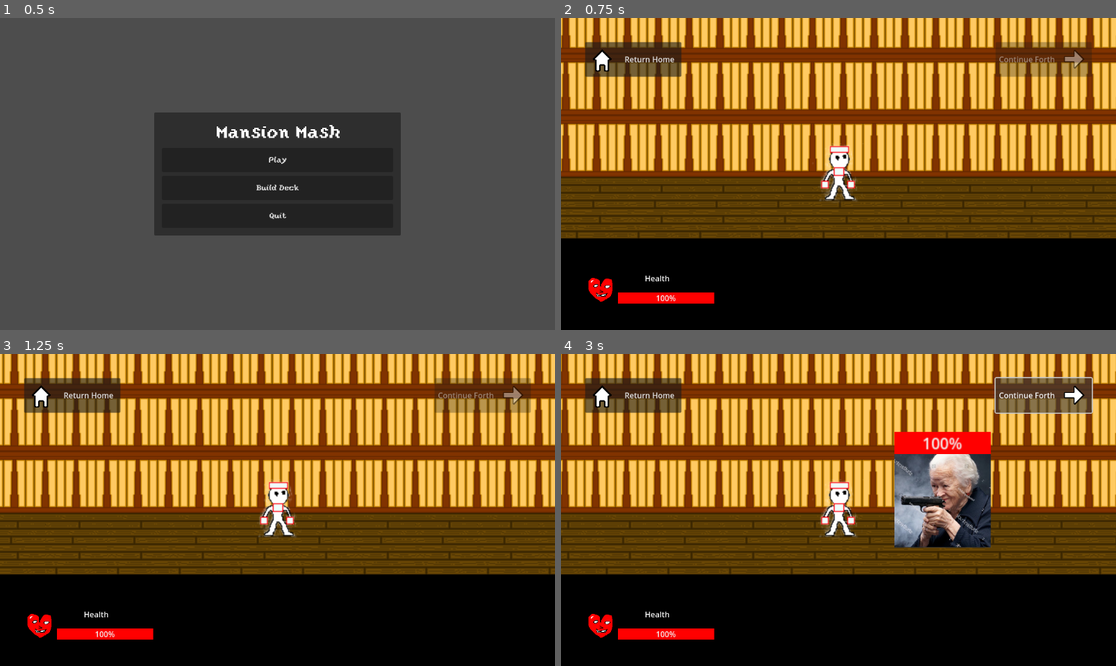
Above: before the commit, frames 1-4 (two rows, left to right).
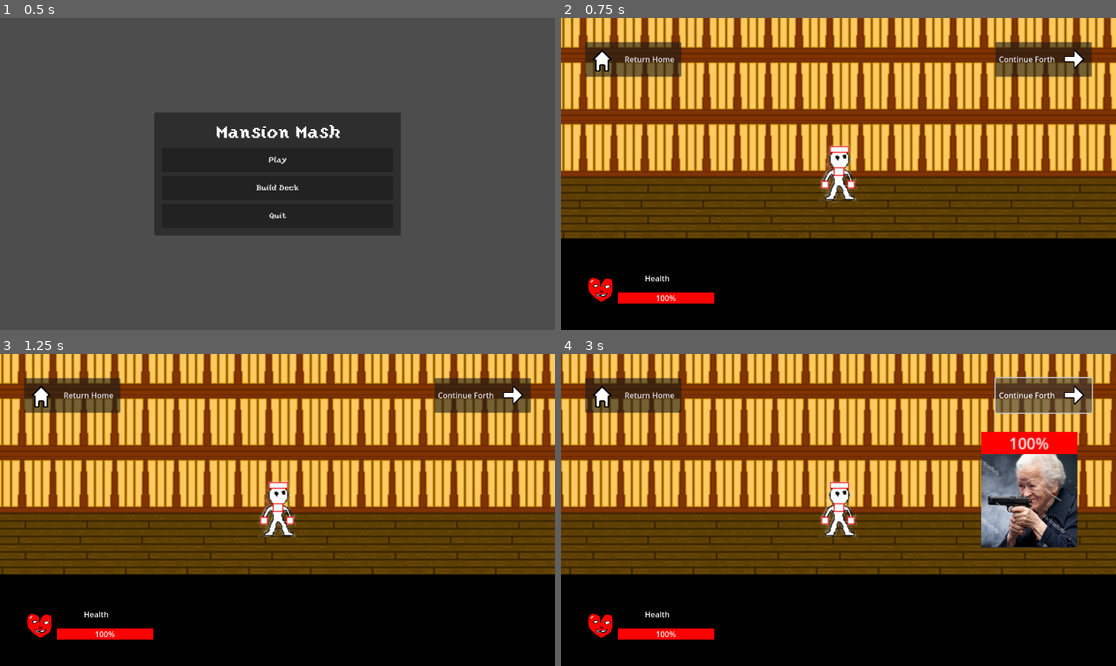
Above: after the commit, the same moments.

Repository: tharmoth/MansionMash
Game: Godot game, scene res://Scenes/Main.tscn
Two runs of this game, one before a commit and one after it. Both use one fixed random seed, a clock stepped at 60 frames per second and the inputs below.
Inputs (mouse positions are in pixels of both pictures, inside the frame that each line leads up to):
- Up to frame 1 (0.5 s): no input
- Up to frame 2 (0.75 s): click "Play" at 0.5 s
- Up to frame 3 (1.25 s): no input
- Up to frame 4 (3 s): click (1043, 394) at 1.25 s, where only the run after the commit has a clickable "Continue Forth"; click (1043, 394) at 2 s, where only the run after the commit has a clickable "Continue Forth"; click "Continue Forth" at 2.75 s

Frame 1 is identical in both runs. In frame 2, 29% of the frame differs, in the area x 0-100%, y 0-71%; in frame 3, 27%; in frame 4, 38%.

Commit message:
Added state machine

Diff:
--- a/Scenes/AutoBattler/Autobattler.gd
+++ b/Scenes/AutoBattler/Autobattler.gd
@@ -1,14 +1,4 @@
 extends Node2D
-
-
-# Called when the node enters the scene tree for the first time.
-func _ready():
-	pass # Replace with function body.
-
-
-# Called every frame. 'delta' is the elapsed time since the previous frame.
-func _process(delta):
-	pass
 
 func game_over():
 	get_tree().change_scene_to_file("res://Scenes/Main.tscn")
--- a/Scenes/AutoBattler/Autobattler.tscn
+++ b/Scenes/AutoBattler/Autobattler.tscn
@@ -8,7 +8,6 @@
 [ext_resource type="Script" path="res://Scenes/AutoBattler/Player.gd" id="3_5brj8"]
 [ext_resource type="Texture2D" uid="uid://bls1pj0ag0v3y" path="res://Assets/Arrow.png" id="3_t08hx"]
 [ext_resource type="Texture2D" uid="uid://dxkgc4cvw8hw2" path="res://Assets/character/potentialMan2ItemSlotHighlight.png" id="4_itfyf"]
-[ext_resource type="Script" path="res://Scenes/AutoBattler/ContinueButton.gd" id="5_xn8nd"]
 
 [sub_resource type="StyleBoxFlat" id="StyleBoxFlat_7vqd3"]
 bg_color = Color(0, 0, 0, 1)
@@ -114,7 +113,6 @@
 text = "Continue Forth"
 icon = ExtResource("3_t08hx")
 icon_alignment = 2
-script = ExtResource("5_xn8nd")
 
 [node name="ParallaxBackground" type="ParallaxBackground" parent="."]
 
@@ -145,7 +143,7 @@
 zoom = Vector2(2, 2)
 
 [connection signal="pressed" from="CanvasLayer/BattlerGUI/ReturnButton" to="." method="_on_return_button_pressed"]
-[connection signal="pressed" from="CanvasLayer/BattlerGUI/ContinueButton" to="CanvasLayer/BattlerGUI/ContinueButton" method="_on_pressed"]
+[connection signal="pressed" from="CanvasLayer/BattlerGUI/ContinueButton" to="MansionTileMap/Player" method="_on_continue_button_pressed"]
 [connection signal="area_entered" from="MansionTileMap/Player" to="MansionTileMap/Player" method="_on_area_entered"]
 [connection signal="area_exited" from="MansionTileMap/Player" to="MansionTileMap/Player" method="_on_area_exited"]
 [connection signal="dead" from="MansionTileMap/Player" to="." method="_on_player_dead"]
--- a/Scenes/AutoBattler/ContinueButton.gd
+++ /dev/null
@@ -1,4 +0,0 @@
-extends Button
-
-func _on_pressed():
-	disabled = true
--- a/Scenes/AutoBattler/Player.gd
+++ b/Scenes/AutoBattler/Player.gd
@@ -7,18 +7,30 @@
 const SPEED = 300.0
 const FRICTION = 10.0
 
+enum States {IDLE, MOVING, COMBAT}
+
 @export var damage = 20
 @export var health = 100
+@export var state : int = States.IDLE
 
 @onready var hit_timer := $HitTimer as Timer
+@onready var continue_button := get_node("%ContinueButton") as Button
 
 func _physics_process(delta):
 	# Get the input direction and handle the movement/deceleration.
 	# As good practice, you should replace UI actions with custom gameplay actions.
 	var velocity = Vector2()
 
-	if targets.is_empty() and get_node("%ContinueButton").disabled == true:
+	print(state)
+
+	if state == States.IDLE:
+		continue_button.disabled = false
+	if state == States.MOVING:
 		velocity.x += 1
+	if state == States.COMBAT:
+		if targets.is_empty():
+			state = States.IDLE
+
 	else:
 		get_node("%ContinueButton").disabled = false
 
@@ -32,6 +44,7 @@
 		targets.append(area)
 		if(hit_timer.is_stopped()):
 			hit_timer.start()
+		state = States.COMBAT
 
 func _on_area_exited(area):
 	if area in targets:
@@ -49,3 +62,9 @@
 	if(health == 0):
 		emit_signal("dead")
 		queue_free()
+
+
+func _on_continue_button_pressed():
+	if state == States.IDLE:
+		continue_button.disabled = true
+		state = States.MOVING
Not shown, changed: Assets/Cards/rarity/Rare.png.import
Not shown, changed: Assets/Cards/rarity/Uncommon.png.import
Not shown: 1 places in Scenes/AutoBattler/Autobattler.tscn that only renumber resources
